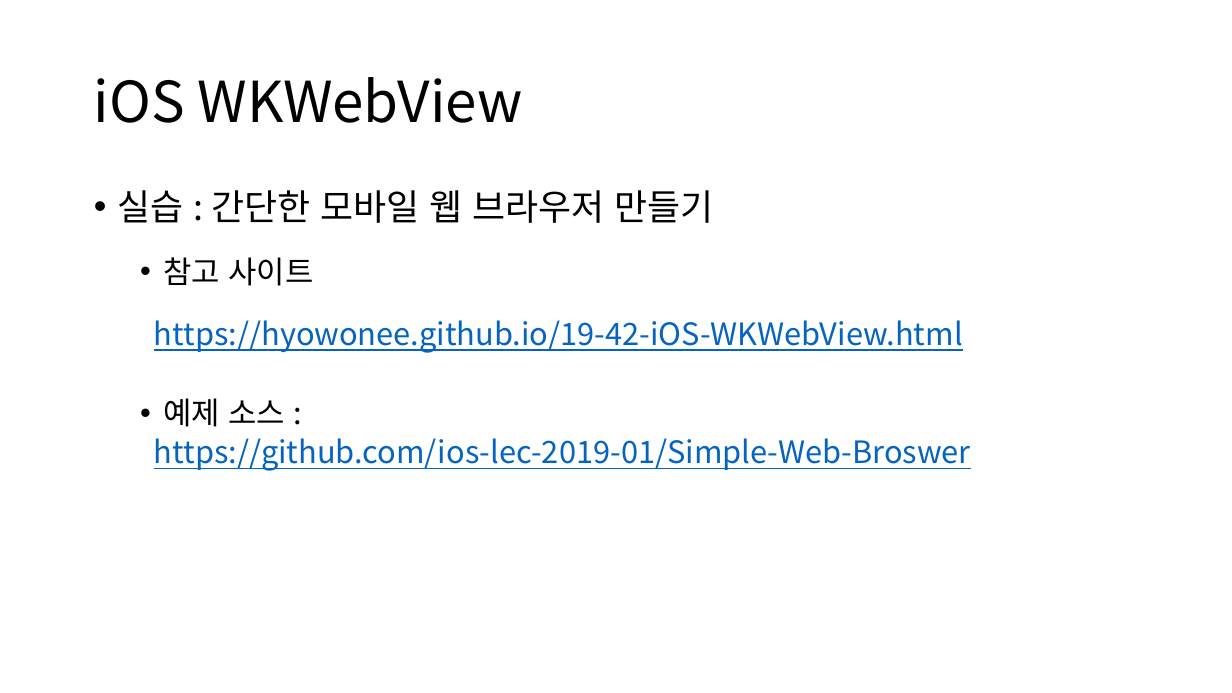
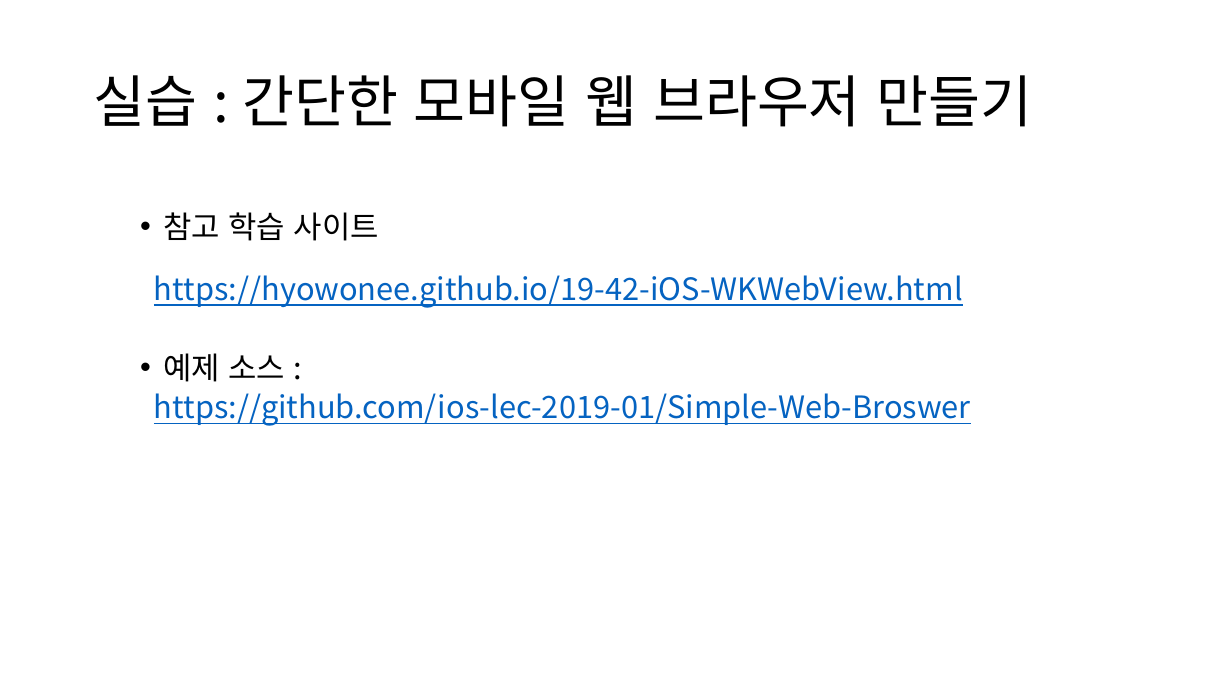
Before and after one commit to ios-lec-2019-01/PPT, a slide deck: slide 5 of 01_Webkit_framework.pptx (slide 3 before the commit). Drawn at 1232x693 pixels with LibreOffice and Linux fonts; fonts in the diff are those of the drawing. Boxes give left, top, right and bottom in pixels: in the first picture for what was removed or moved away, otherwise in the second. Text is boxed around its words. In the diff, an @@ line names an element or a change of style, - is before the commit and + after.

```diff
--- a/01_Webkit_framework.pptx
+++ b/01_Webkit_framework.pptx
@@ title at [94, 75, 1033, 127]: text changed @@
-iOS WKWebView
+실습 : 간단한 모바일 웹 브라우저 만들기
@@ text at [163, 212, 379, 241]: text changed; size 28 to 24 pt @@
-• 실습 : 간단한 모바일 웹 브라우저 만들기
-  • 참고 사이트
+  • 참고 학습 사이트
```
Also in this commit, not shown: 1 other slide changed, 2 slides added, 1 other file.
